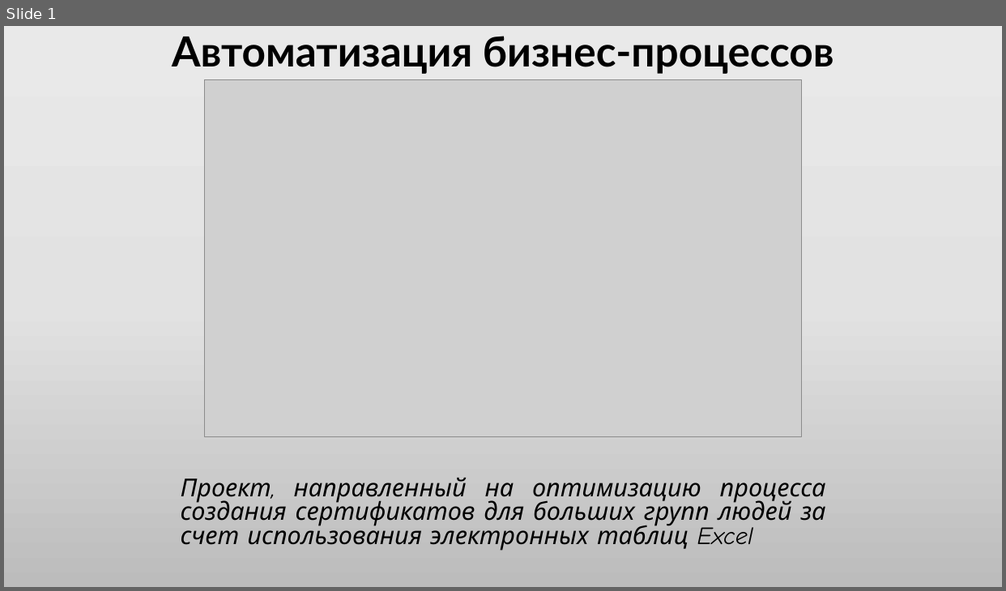
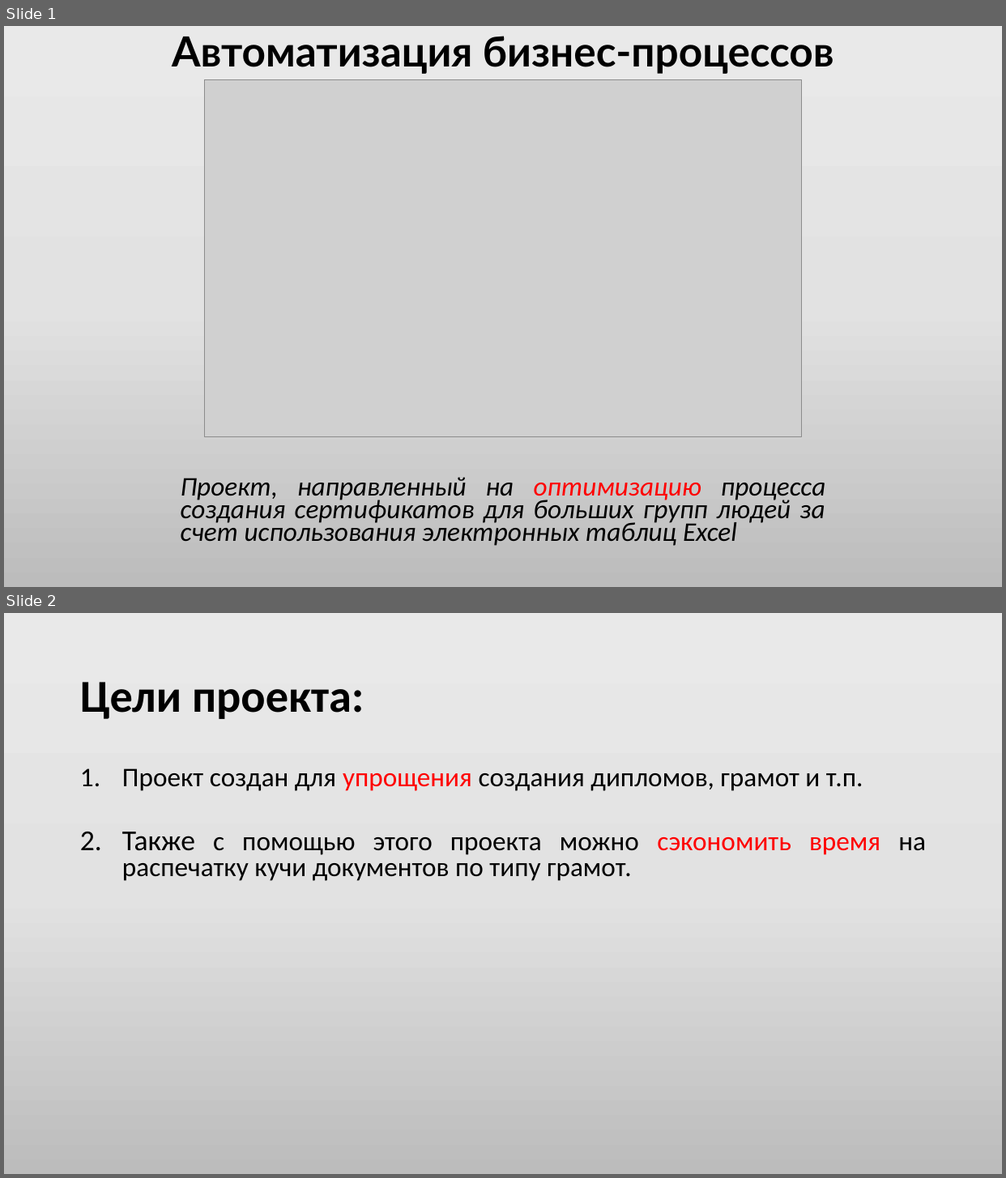
Before and after one commit to CyberBro9/aobp, a slide deck: ikar.pptx. Shown one above the other, each under a label of ours: slide 1 before the commit, slides 1 and 2 after it. The pictures are 1006x591 and 1006x1178 pixels, drawn with LibreOffice and Linux fonts; fonts in the diff are those of the drawing; grey boxes stand for pictures. Boxes give left, top, right and bottom in pixels: in the first picture for what was removed or moved away, otherwise in the second. Text is boxed around its words. In the diff, an @@ line names an element or a change of style, - is before the commit and + after.

```diff
--- a/ikar.pptx
+++ b/ikar.pptx
@@ slide 2 added at [4, 613, 1002, 1174], background gradient #EBEAEA to #E4E3E3 to #BDBCBC @@
@@ title added at [80, 682, 364, 719], 44 pt, text #000000, bold @@
+Цели проекта:
@@ text added at [122, 769, 926, 881], 25.9 pt, text #000000 @@
+1. Проект создан для упрощения создания дипломов, грамот и т.п.
+2. Также с помощью этого проекта можно сэкономить время на распечатку кучи документов по типу грамот.
@@ slide 1 changed as well @@
@@ subtitle "Проект, направленный на оптимизацию процесса ..." at [181, 477, 825, 546]: size 23.8 to 25.9 pt, font Comic Neue to Calibri; text colour #000000 to #FF0000 in "оптимизацию"; line spacing 0.8 to 0.7 @@
```
Also in this commit, not shown: 2 other slides added.
